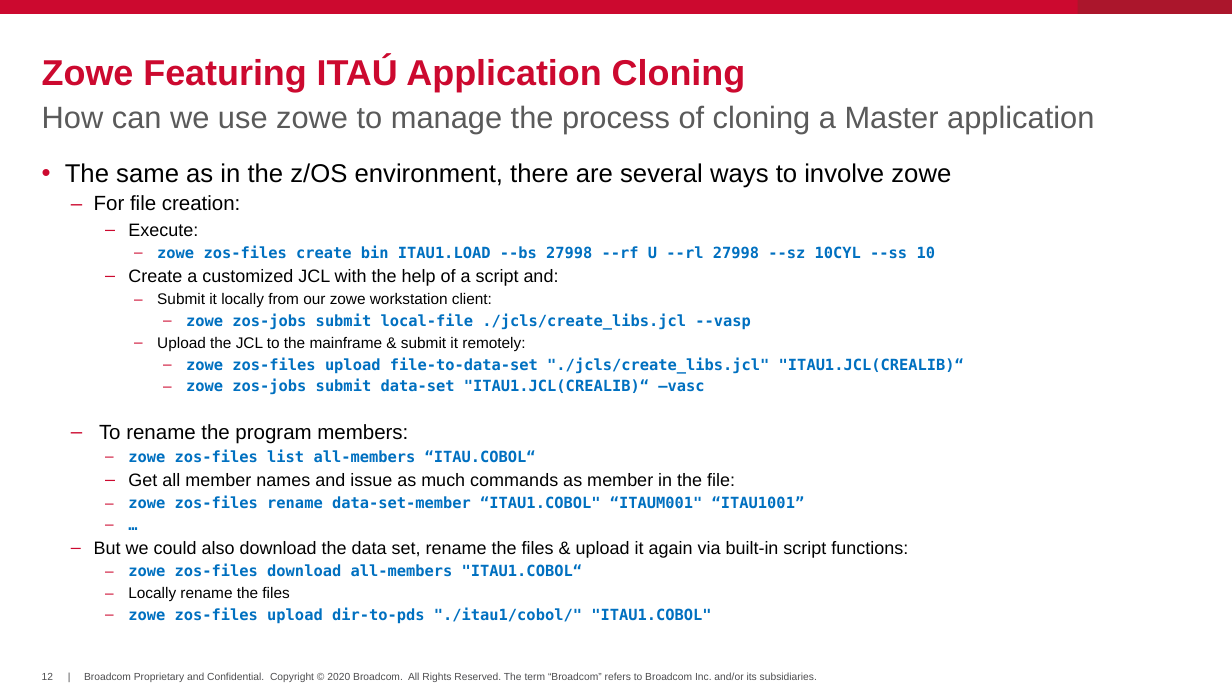
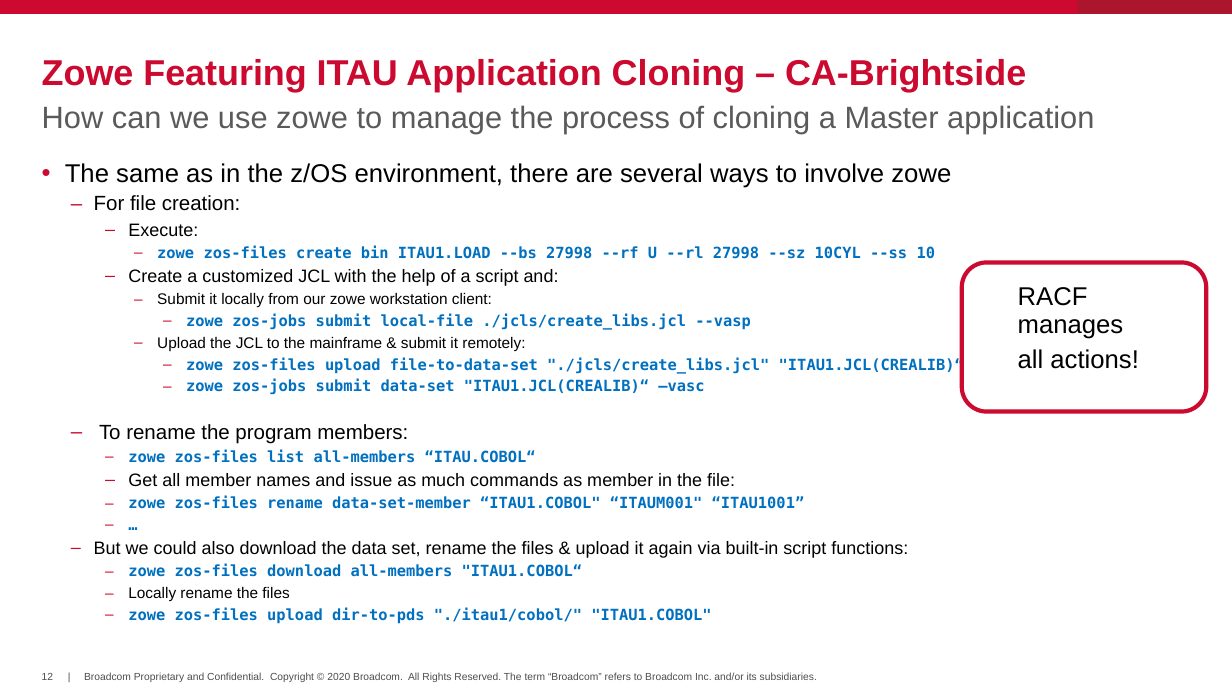
Before and after one commit to drb1972/ITAU, a slide deck: slide 12 of ITAU.pptx. Drawn at 1232x693 pixels with LibreOffice and Linux fonts; fonts in the diff are those of the drawing; background and template pictures are left out. Boxes give left, top, right and bottom in pixels: in the first picture for what was removed or moved away, otherwise in the second. Text is boxed around its words. In the diff, an @@ line names an element or a change of style, - is before the commit and + after.

```diff
--- a/ITAU.pptx
+++ b/ITAU.pptx
@@ title at box(42, 59, 1026, 92): text changed @@
-Zowe Featuring ITAÚ Application Cloning
+Zowe Featuring ITAU Application Cloning – CA-Brightside
@@ rounded rectangle added at box(962, 262, 1207, 411), outline #CC092F 3.25 pt @@
@@ text added at box(1018, 287, 1139, 369), 20 pt, text #000000 @@
+RACF manages
+all actions!
```
Also in this commit, not shown: 16 other slides changed, 1 slide added, 1 slide removed, 2 other files.
